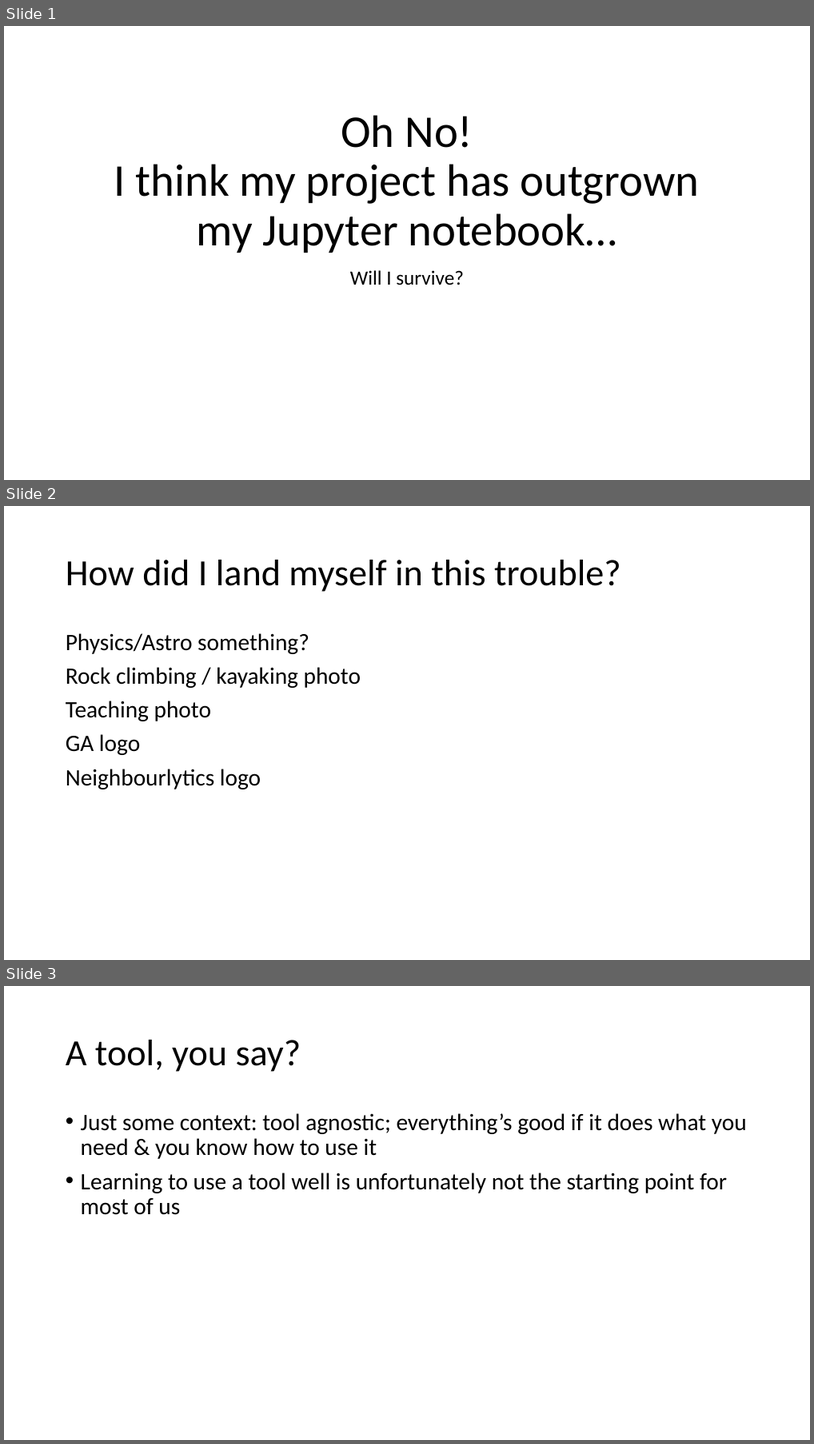
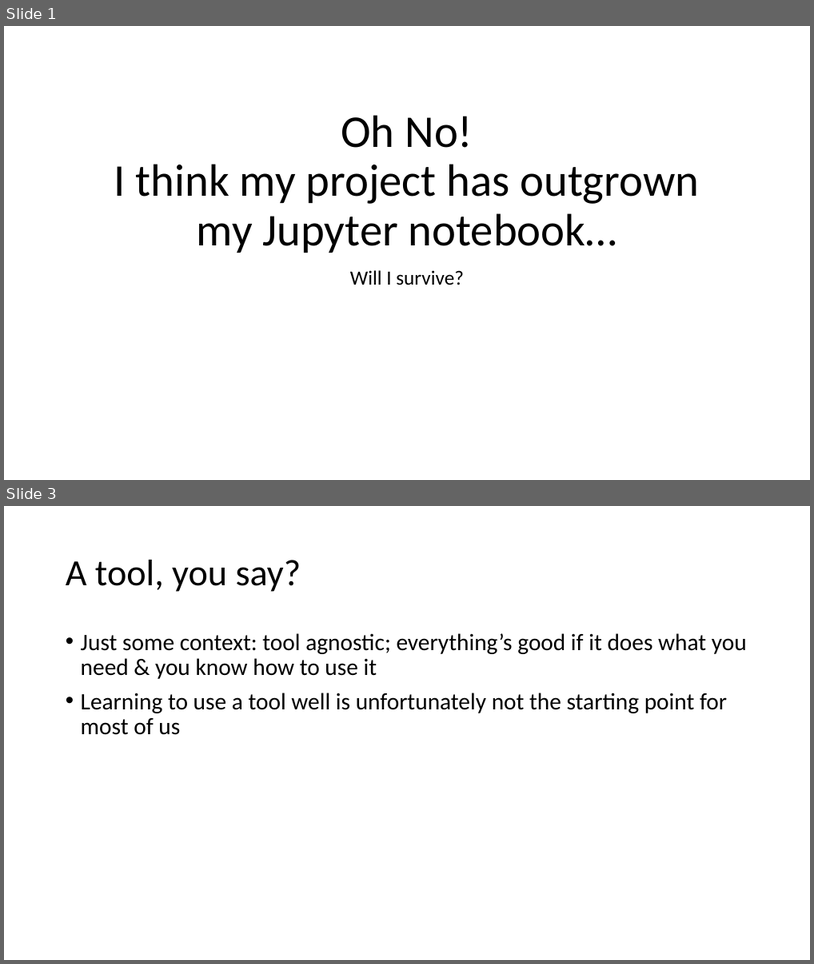
Before and after one commit to LydiaPeabody/pycon2020_talk, a slide deck: pycon2020_sketch.pptx. Shown one above the other, each under a label of ours: slides 1, 2 and 3 before the commit, slides 1 and 3 after it; the slides between them are not shown. The pictures are 814x1444 and 814x964 pixels, drawn with LibreOffice and Linux fonts; fonts in the diff are those of the drawing. Boxes give left, top, right and bottom in pixels: in the first picture for what was removed or moved away, otherwise in the second. Text is boxed around its words. In the diff, an @@ line names an element or a change of style, - is before the commit and + after.

```diff
--- a/pycon2020_sketch.pptx
+++ b/pycon2020_sketch.pptx
@@ slide 2 removed at bbox=[4, 506, 810, 960], background #FFFFFF @@
@@ title removed at bbox=[66, 560, 622, 592] @@
-How did I land myself in this trouble?
@@ text removed at bbox=[66, 633, 361, 789] @@
-Physics/Astro something?
-Rock climbing / kayaking photo
-Teaching photo
-GA logo
-Neighbourlytics logo
```
Also in this commit, not shown: 1 slide added, 2 other files.
